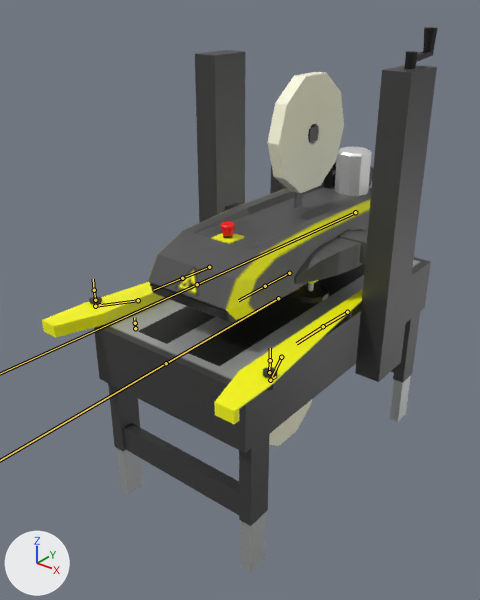
The FBX model Hololens/Assets/Models/siat sk20.fbx as it was, and as the next commit left it.
Camera for both pictures: a camera (50 mm lens) standing at (1.137, -1.627, 1.572) and looking at (-0.048, -0.145, 0.653). The axes (+X, +Y, +Z) are drawn at lower left. The lights are the same throughout. Both versions are drawn at frame 11 of the action 'Armature|Height'; the numbers are the values there. The bones that bend it are drawn over the model as lines.

The first picture shows 'Box Guides base'.
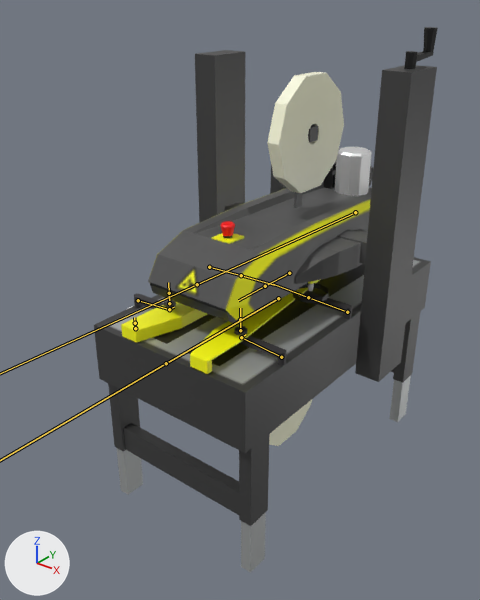
Where the change shows, as pixel boxes (x1, y1, x2, y2) in the pictures (480 x 600 px):
'Box Guides base', posed (13% narrower): before (42, 50, 437, 573); after (94, 50, 437, 573)
bone 'Bone', root to tip: before (138, 300) to (95, 306); after (138, 300) to (169, 309)
bone 'Bone.002', root to tip: before (95, 306) to (101, 304); after (169, 309) to (174, 307)
bone 'Bone.001', root to tip: before (209, 267) to (182, 278); after (209, 267) to (241, 275)
bone 'Bone.003', root to tip: before (281, 357) to (270, 380); after (281, 357) to (241, 337)
bone 'Bone.005', root to tip: before (270, 380) to (275, 376); after (241, 337) to (246, 334)
bone 'Bone.004', root to tip: before (347, 312) to (323, 326); after (347, 312) to (308, 297)

The change, as a list of edits to the scene's bpy script:
```text
Change bone_bone:
    where bone_bone = bpy.data.objects['Armature'].pose.bones['Bone']
    bone_bone.rotation_quaternion: (0.552, 0.831, -0.073, 0.0) -> (1.0, 0.0, 0.0, 0.0)  # degrees (113, -5, -7) -> degrees (0, 0, 0)
Change bone_bone_002:
    where bone_bone_002 = bpy.data.objects['Armature'].pose.bones['Bone.002']  # child of 'Bone'
    bone_bone_002.rotation_quaternion: (0.573, -0.816, -0.015, 0.073) -> (1.0, 0.0, 0.0, 0.0)  # degrees (-109, 6, 6) -> degrees (0, 0, 0)
Change bone_bone_001:
    where bone_bone_001 = bpy.data.objects['Armature'].pose.bones['Bone.001']
    bone_bone_001.rotation_quaternion: (0.707, 0.706, -0.03, -0.03) -> (1.0, 0.0, 0.0, 0.0)  # degrees (90, 0, -5) -> degrees (0, 0, 0)
Change bone_bone_003:
    where bone_bone_003 = bpy.data.objects['Armature'].pose.bones['Bone.003']
    bone_bone_003.rotation_quaternion: (0.553, -0.817, 0.075, 0.147) -> (1.0, 0.0, 0.0, 0.0)  # degrees (-111, 19, 2) -> degrees (0, 0, 0)
Change bone_bone_005:
    where bone_bone_005 = bpy.data.objects['Armature'].pose.bones['Bone.005']  # child of 'Bone.003'
    bone_bone_005.rotation_quaternion: (0.552, -0.803, 0.016, 0.222) -> (1.0, 0.0, 0.0, 0.0)  # degrees (-108, 22, 14) -> degrees (0, 0, 0)
Change bone_bone_004:
    where bone_bone_004 = bpy.data.objects['Armature'].pose.bones['Bone.004']
    bone_bone_004.rotation_quaternion: (0.707, -0.7, 0.032, 0.093) -> (1.0, 0.0, 0.0, 0.0)  # degrees (-89, 10, 5) -> degrees (0, 0, 0)
```
